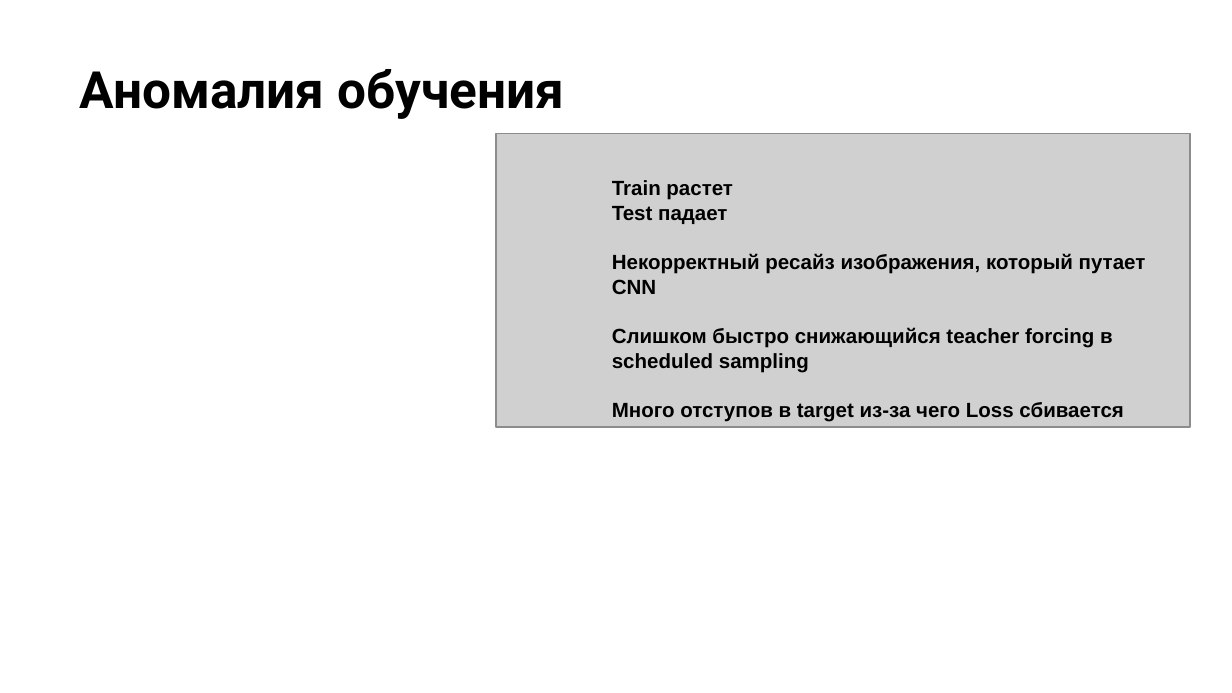
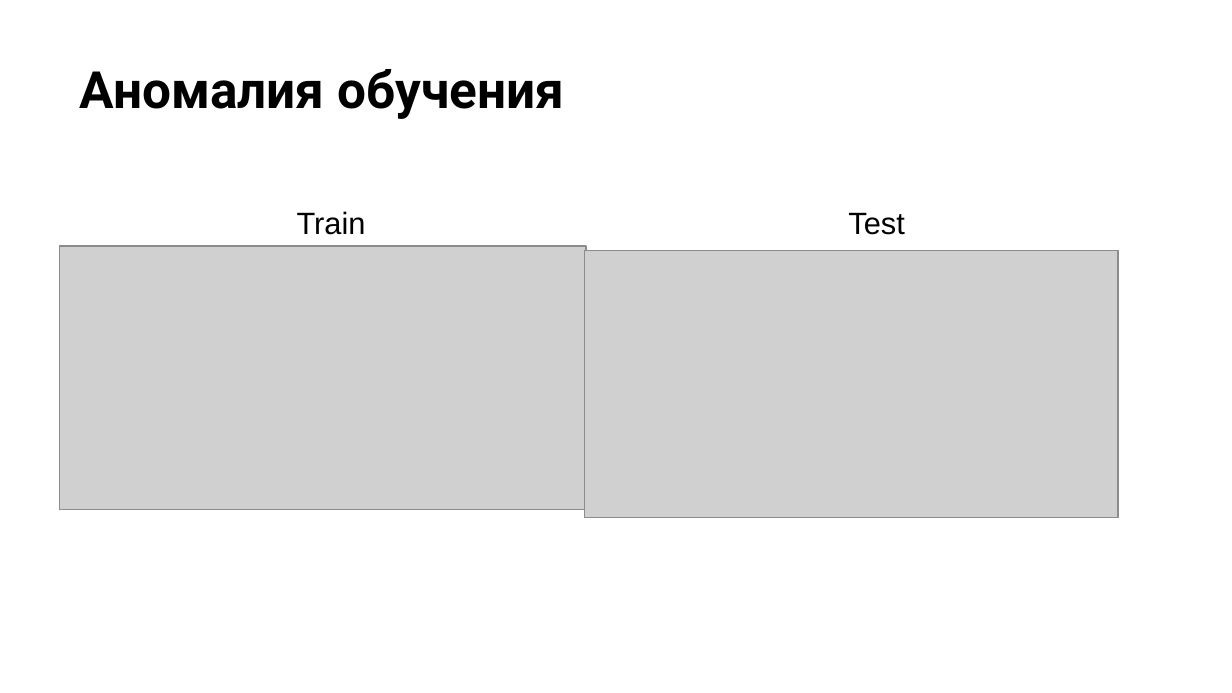
Before and after one commit to XR443/psychic-spoon, a slide deck: slide 9 of Презентация.odp (slide 10 before the commit). Drawn at 1232x693 pixels with LibreOffice and Linux fonts; fonts in the diff are those of the drawing; grey boxes stand for pictures; background and template pictures are left out. Boxes give left, top, right and bottom in pixels: in the first picture for what was removed or moved away, otherwise in the second. Text is boxed around its words. In the diff, an @@ line names an element or a change of style, - is before the commit and + after.

```diff
--- a/Презентация.odp
+++ b/Презентация.odp
@@ table added at box(58, 201, 1149, 253), 1 rows, 2 columns @@
+Train | Test
@@ text removed at box(612, 180, 1146, 422) @@
-Train растет
-Test падает
-Некорректный ресайз изображения, который путает CNN
-Слишком быстро снижающийся teacher forcing в scheduled sampling
-Много отступов в target из-за чего Loss сбивается
@@ picture added at box(59, 246, 585, 510) @@
@@ picture: place and size @@
-picture at box(496, 133, 1190, 426)
+picture at box(584, 250, 1117, 516)
```
Also in this commit, not shown: 5 other slides changed, 4 slides added, 37 slides removed, 6 other files.
